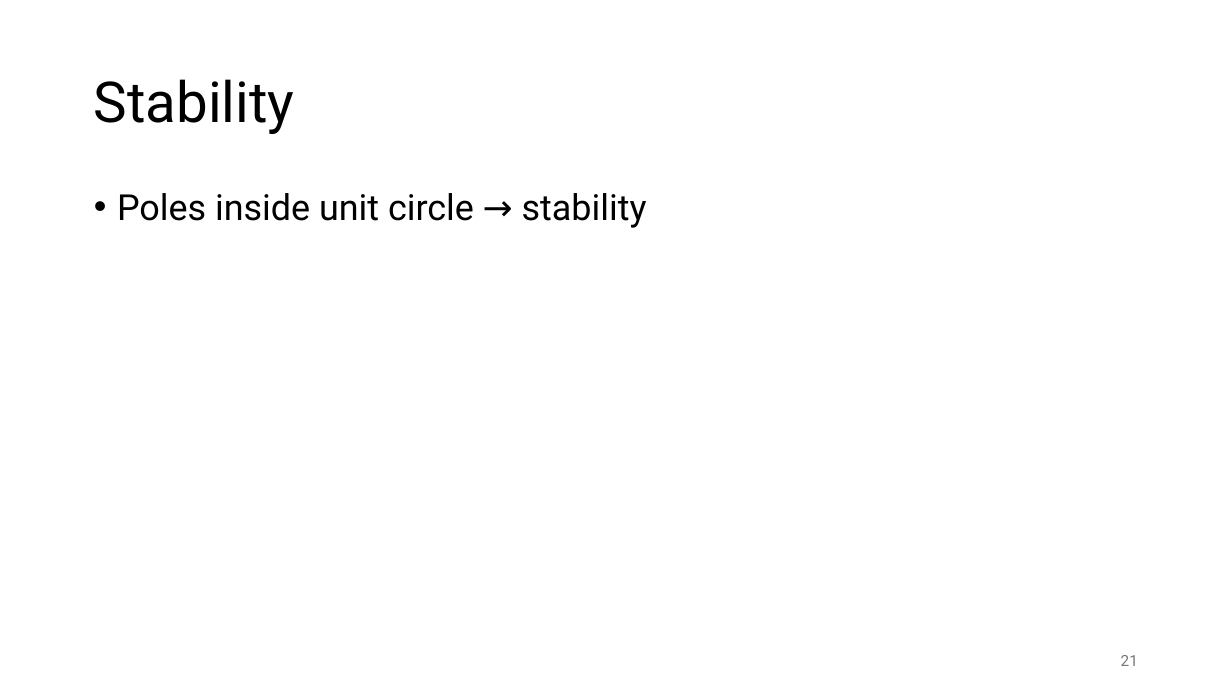
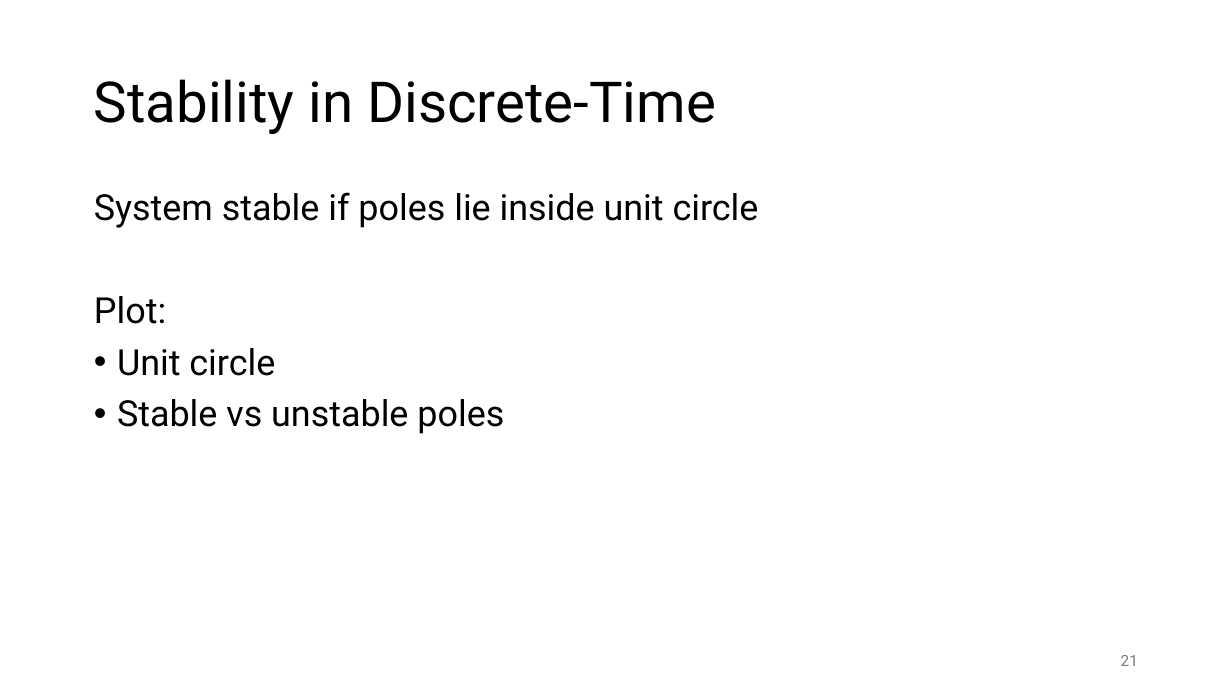
Before and after one commit to FelixWick/control_engineering, a slide deck: slide 21 of slides/6_discrete_controllers.pptx. Drawn at 1232x693 pixels with LibreOffice and Linux fonts; fonts in the diff are those of the drawing. Boxes give left, top, right and bottom in pixels: in the first picture for what was removed or moved away, otherwise in the second. Text is boxed around its words. In the diff, an @@ line names an element or a change of style, - is before the commit and + after.

Commit message:
structure of discrete-time systems

```diff
--- a/slides/6_discrete_controllers.pptx
+++ b/slides/6_discrete_controllers.pptx
@@ title at (x1=94, y1=79, x2=716, y2=134): text changed @@
-Stability
+Stability in Discrete-Time
@@ text at (x1=94, y1=192, x2=759, y2=434): text changed @@
-• Poles inside unit circle → stability
+System stable if poles lie inside unit circle
+Plot:
+• Unit circle
+• Stable vs unstable poles
```
Also in this commit, not shown: 2 other slides changed, 19 slides added, 1 slide removed.
